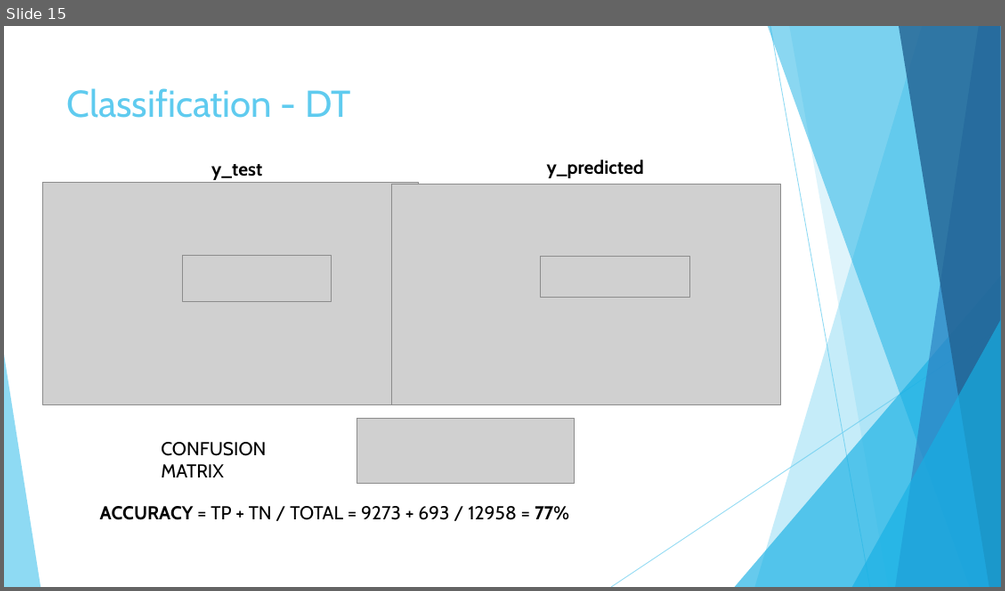
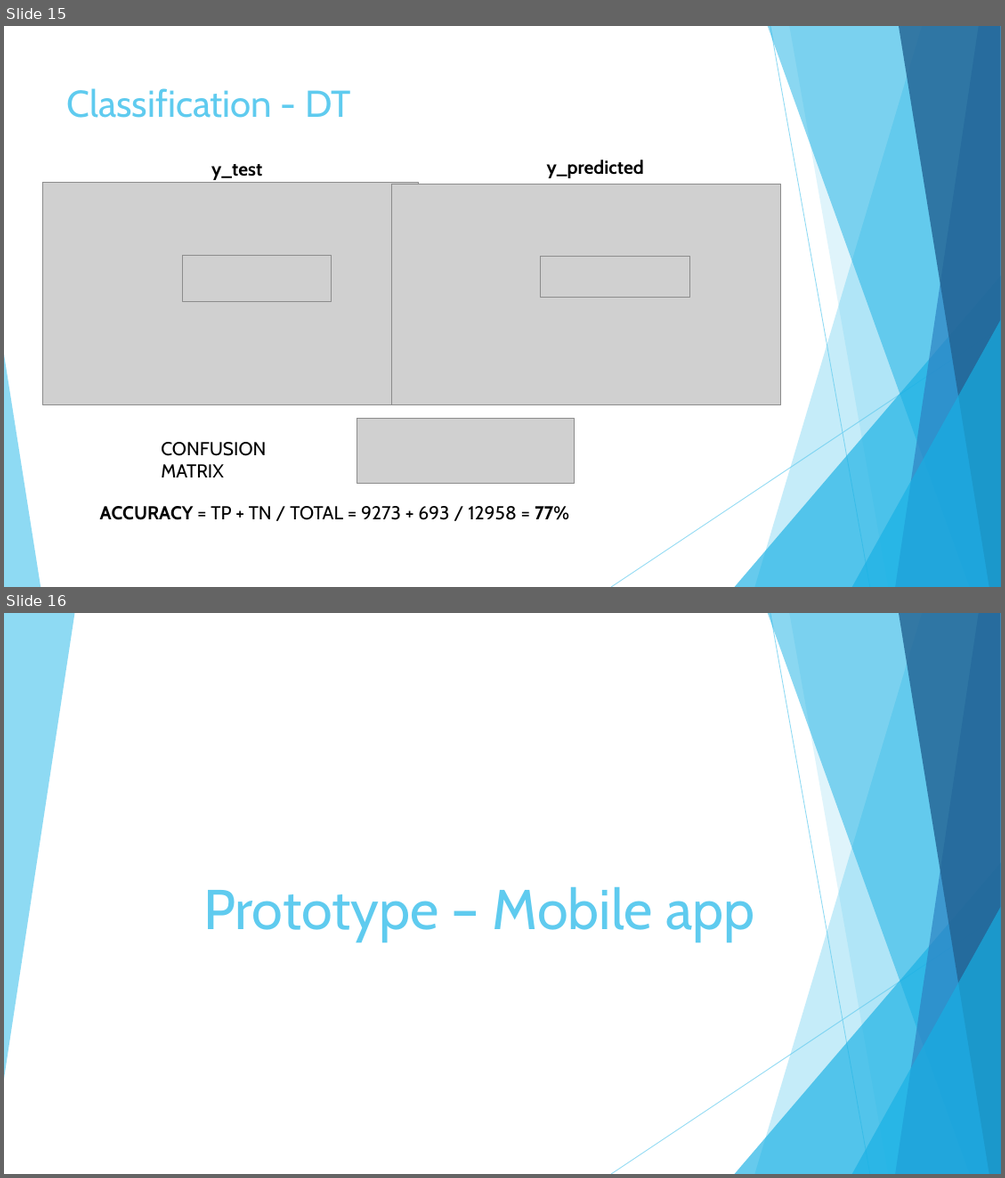
Before and after one commit to Riccardo95Facchini/DIL-2019, a slide deck: Presentation.pptx. Shown one above the other, each under a label of ours: slide 15 before the commit, slides 15 and 16 after it. The pictures are 1005x591 and 1005x1178 pixels, drawn with LibreOffice and Linux fonts; fonts in the diff are those of the drawing; grey boxes stand for pictures. Boxes give left, top, right and bottom in pixels: in the first picture for what was removed or moved away, otherwise in the second. Text is boxed around its words. In the diff, an @@ line names an element or a change of style, - is before the commit and + after.

Commit message:
Added prototype introduction slides before live demo

```diff
--- a/Presentation.pptx
+++ b/Presentation.pptx
@@ slide 16 added at [4,613,1001,1174], background #FFFFFF; not listed: 9 template elements that a slide beside it also shows @@
@@ freeform shape added at [4,613,74,1078], fill #5FCBEF at 70% opacity @@
@@ title added at [203,887,754,941], 54 pt, text #5FCBEF @@
+Prototype – Mobile app
```
Also in this commit, not shown: 3 other slides added.
